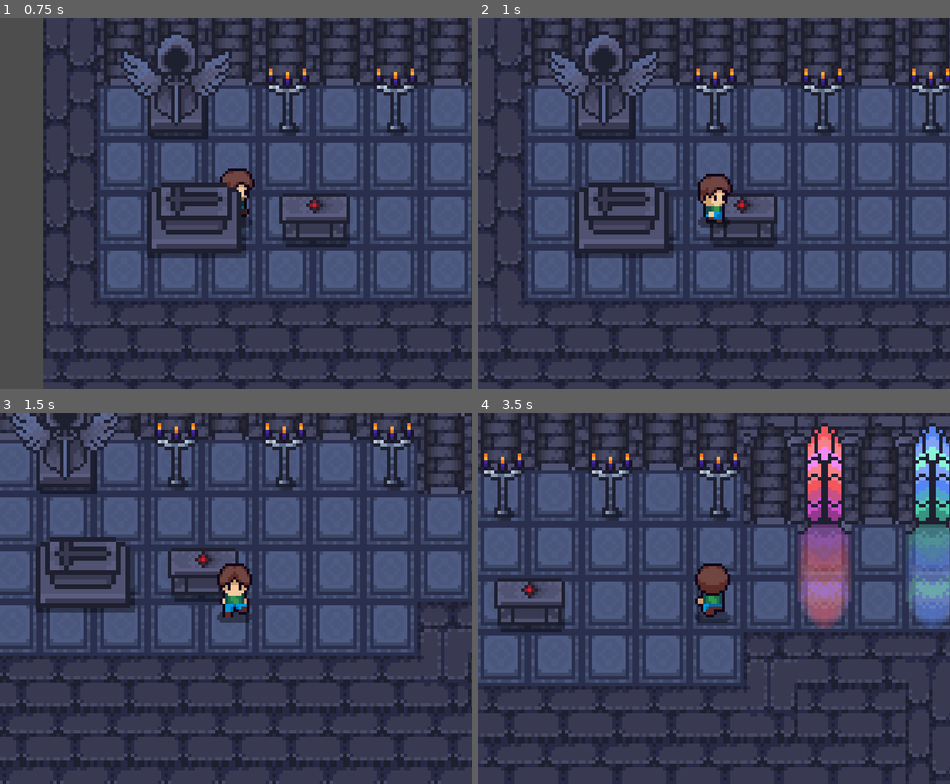
Above: before the commit, frames 1-4 (two rows, left to right).
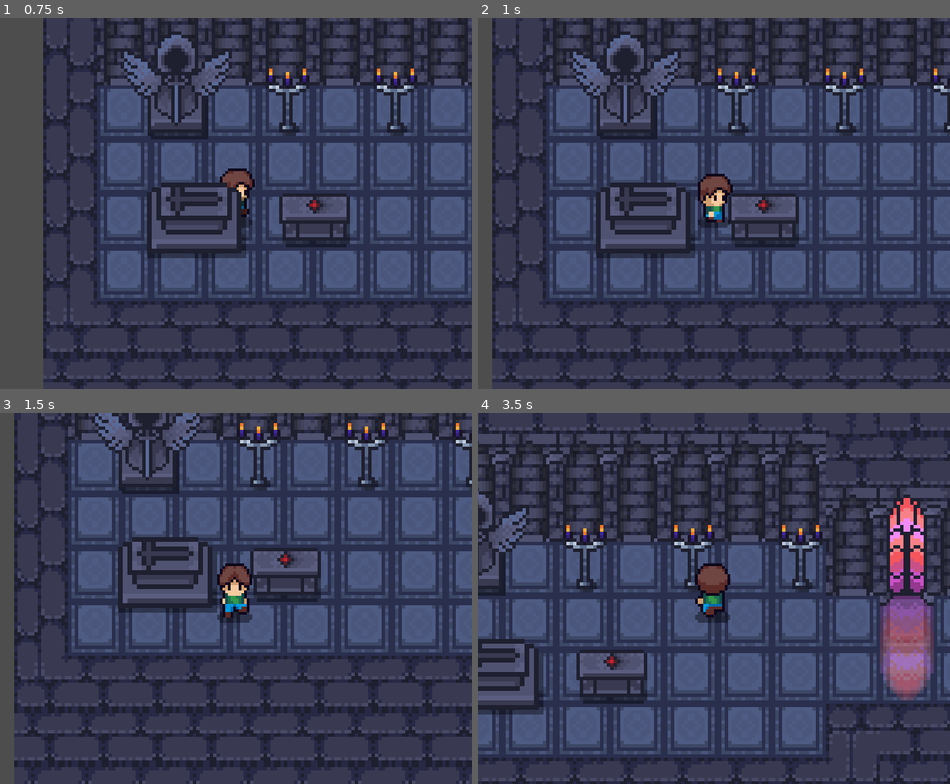
Above: after the commit, the same moments.

Repository: JonathanBufon/throne-of-fluency
Game: Godot game, scene res://scenes/fase_cripta.tscn
Same seed, same stepped clock (60 frames per second), same inputs: the game is played once before the commit and once after it. This scene is started directly instead of the project's main scene.
Inputs:
- Up to frame 1 (0.75 s): hold Right (right) from 0.53 s (still down); tap E (interact, bound only after the commit) at 0.6 s
- Up to frame 2 (1 s): keep holding Right (right)
- Up to frame 3 (1.5 s): release Right (right) at 1.28 s; hold Down (down) from 1.28 s (still down); tap E (interact, bound only after the commit) at 1.35 s
- Up to frame 4 (3.5 s): release Down (down) at 2.03 s; hold Right (right) 2.03-2.78 s; tap E (interact, bound only after the commit) at 2.1, 2.85 s; hold Up (up) from 2.78 s (still down)

Frame 1 is identical in both runs. In frame 2, 37% of the frame differs, in the area x 0-100%, y 0-100%; in frame 3, 39%; in frame 4, 57%.

Commit message:
create "push to open"

Diff:
--- a/entities/player.tscn
+++ b/entities/player.tscn
@@ -453,9 +453,9 @@
 "speed": 1.5
 }]
 
-[sub_resource type="CapsuleShape2D" id="CapsuleShape2D_g2els"]
+[sub_resource type="CapsuleShape2D" id="CapsuleShape2D_b0kkn"]
 radius = 5.25
-height = 18.5
+height = 16.5
 
 [node name="player" type="CharacterBody2D" unique_id=1411583611]
 scale = Vector2(4, 4)
@@ -467,3 +467,7 @@
 frame_progress = 0.97124904
 
 [node name="Camera2D" type="Camera2D" parent="AnimatedSprite2D" unique_id=1508013483]
+
+[node name="CollisionShape2D" type="CollisionShape2D" parent="." unique_id=583839979]
+position = Vector2(-0.25, -1.75)
+shape = SubResource("CapsuleShape2D_b0kkn")
--- a/project.godot
+++ b/project.godot
@@ -11,7 +11,7 @@
 [application]
 
 config/name="Throne Of Fluency"
-run/main_scene="uid://dyptr1v4aqv3g"
+run/main_scene="uid://dugyagah4667"
 config/features=PackedStringArray("4.6", "GL Compatibility")
 config/icon="res://icon.svg"
 
@@ -20,6 +20,10 @@
 window/size/viewport_width=700
 window/size/viewport_height=550
 window/stretch/mode="canvas_items"
+
+[global_group]
+
+player="Jogador Principal"
 
 [input]
 
@@ -52,6 +56,11 @@
 "events": [Object(InputEventKey,"resource_local_to_scene":false,"resource_name":"","device":-1,"window_id":0,"alt_press …(191 unchanged characters)…
 ]
 }
+interact={
+"deadzone": 0.2,
+"events": [Object(InputEventKey,"resource_local_to_scene":false,"resource_name":"","device":-1,"window_id":0,"alt_pressed":false,"shift_pressed":false,"ctrl_pressed":false,"meta_pressed":false,"pressed":false,"keycode":0,"physical_keycode":69,"key_label":0,"unicode":101,"location":0,"echo":false,"script":null)
+]
+}
 
 [physics]
 
--- a/scripts/player.gd
+++ b/scripts/player.gd
@@ -5,7 +5,7 @@
 
 @onready var animated_sprite_2d: AnimatedSprite2D = $AnimatedSprite2D
 
-func _physics_process(delta: float) -> void:
+func _physics_process(_delta: float) -> void:
 	process_movement()
 	process_animation()
 	move_and_slide()
